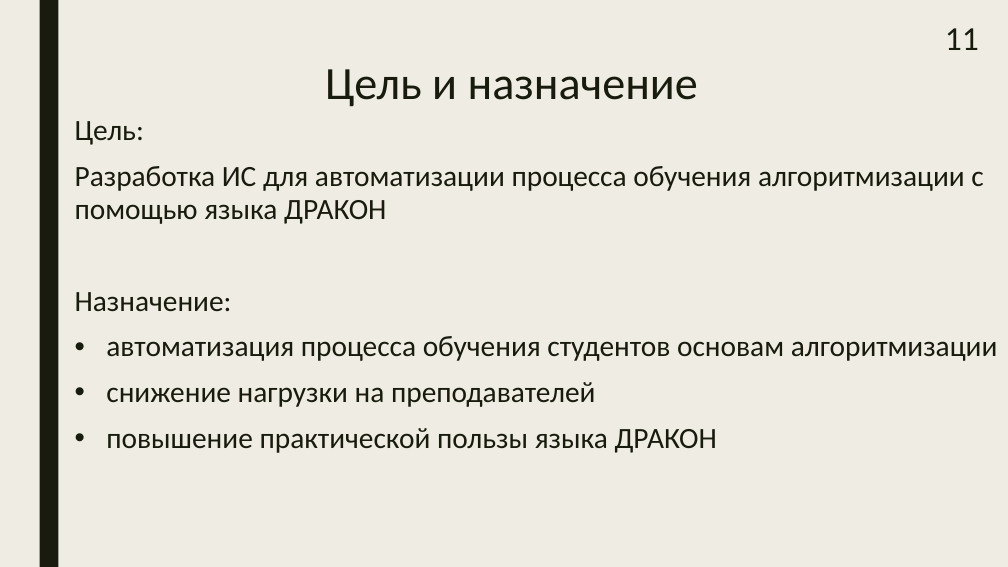
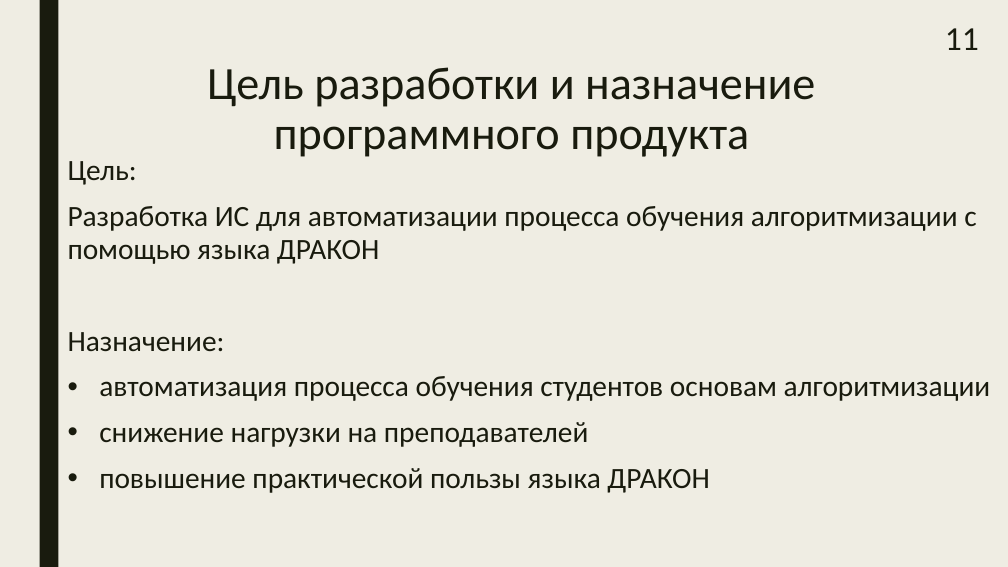
Before and after one commit to samarsky-canary/dragon, a slide deck: slide 11 of dizdocs/dipl_practise.pptx. Drawn at 1008x567 pixels with LibreOffice and Linux fonts; fonts in the diff are those of the drawing. Boxes give left, top, right and bottom in pixels: in the first picture for what was removed or moved away, otherwise in the second. Text is boxed around its words. In the diff, an @@ line names an element or a change of style, - is before the commit and + after.

```diff
--- a/dizdocs/dipl_practise.pptx
+++ b/dizdocs/dipl_practise.pptx
@@ title at <box>207,67,815,157</box>: text changed @@
-Цель и назначение
+Цель разработки и назначение программного продукта
@@ text "Цель:": place and size @@
-text "Цель:" at <box>75,121,998,453</box>
+text "Цель:" at <box>68,161,991,493</box>
```
Also in this commit, not shown: 5 other slides changed.
